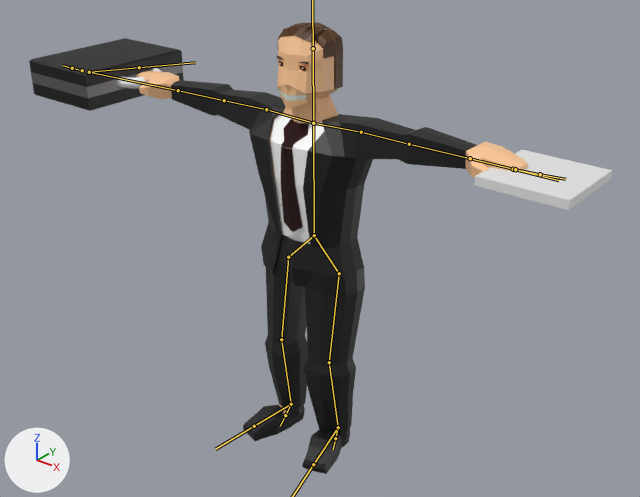
The FBX model Assets/Resources/PhotonPrefabs/TMPBlender/MrBusiness.fbx: old version first, new version second.
Camera for both pictures: a 50 mm camera at (13.06, -15.88, 15.43) aimed at (0.06, 0.38, 5.35). The axes (+X, +Y, +Z) are drawn at lower left. The lights are the same throughout. The bones that bend it are drawn over the model as lines.
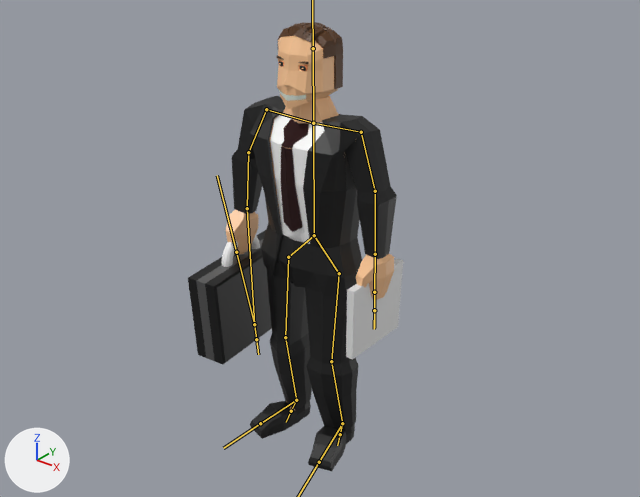
The newer file adds an action. The first version stands in its rest pose; the second is drawn at frame 13 of the action 'Armature|Melee2'.

Boxes [x1, y1, x2, y2] around the edits, measured in the pictures (640 x 497 px):
'Cube', posed (63% narrower): before [29, 22, 612, 474]; after [188, 22, 403, 471]
bone 'Bone.003', root to tip: before (361, 132) to (409, 144); after (361, 132) to (375, 191)
bone 'Bone.004', root to tip: before (409, 144) to (470, 158); after (375, 191) to (375, 254)
bone 'Bone.008', root to tip: before (266, 109) to (224, 100); after (266, 109) to (248, 152)
bone 'Bone.009', root to tip: before (224, 100) to (178, 90); after (248, 152) to (247, 208)
bone 'Bone.010', root to tip: before (178, 90) to (89, 72); after (247, 208) to (254, 324)
bone 'GunBone', root to tip: before (515, 169) to (540, 174); after (374, 292) to (374, 310)
bone 'Bone.013', root to tip: before (339, 273) to (329, 362); after (339, 273) to (331, 361)
bone 'Bone.016', root to tip: before (288, 257) to (281, 339); after (288, 257) to (285, 337)
bone 'Bone.017', root to tip: before (281, 339) to (291, 404); after (285, 337) to (296, 400)
bone 'Bone.020', root to tip: before (338, 427) to (335, 438); after (342, 423) to (340, 434)
bone 'Bone.021', root to tip: before (291, 404) to (285, 415); after (296, 400) to (291, 411)

What the commit changed:
Bone 'Bone.003' (bone_bone_003) turns from (0, 0, 0) to (0, 0, -74) degrees about its own x, y and z.
Bone 'Bone.004' (bone_bone_004) turns from (0, 0, 0) to (0, 0, -17) degrees about its own x, y and z.
Bone 'Bone.008' (bone_bone_008) turns from (0, 0, 0) to (0, -1, 62) degrees about its own x, y and z.
Bone 'Bone.009' (bone_bone_009) turns from (0, 0, 0) to (0, 0, 24) degrees about its own x, y and z.
Bone 'Bone.010' (bone_bone_010) turns from (0, 0, 0) to (0, 0, 6) degrees about its own x, y and z.
Bone 'GunBone' (bone_gunbone) moves from (0.0, 0.0, 0.0) to (4.01, -3.84, -0.39).
Bone 'GunBone' (bone_gunbone) turns from (0, 0, 0) to (0, 0, -92) degrees about its own x, y and z.
Bone 'Bone.013' (bone_bone_013) turns from (0, 0, 0) to (0, 0, 2) degrees about its own x, y and z.
Bone 'Bone.016' (bone_bone_016) turns from (0, 0, 0) to (0, 0, -4) degrees about its own x, y and z.
Bone 'Bone.017' (bone_bone_017) turns from (0, 0, 0) to (0, 0, 2) degrees about its own x, y and z.
Bone 'Bone.020' (bone_bone_020) moves from (0.0, 0.0, 0.0) to (-0.21, 0.03, 0.01).
Bone 'Bone.021' (bone_bone_021) moves from (0.0, 0.0, 0.0) to (0.26, 0.03, -0.02).
